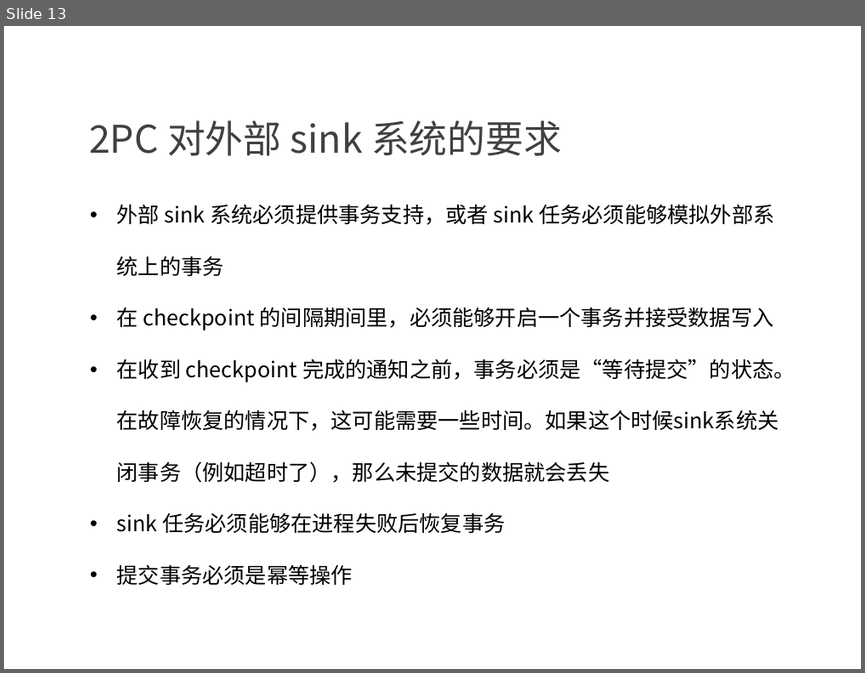
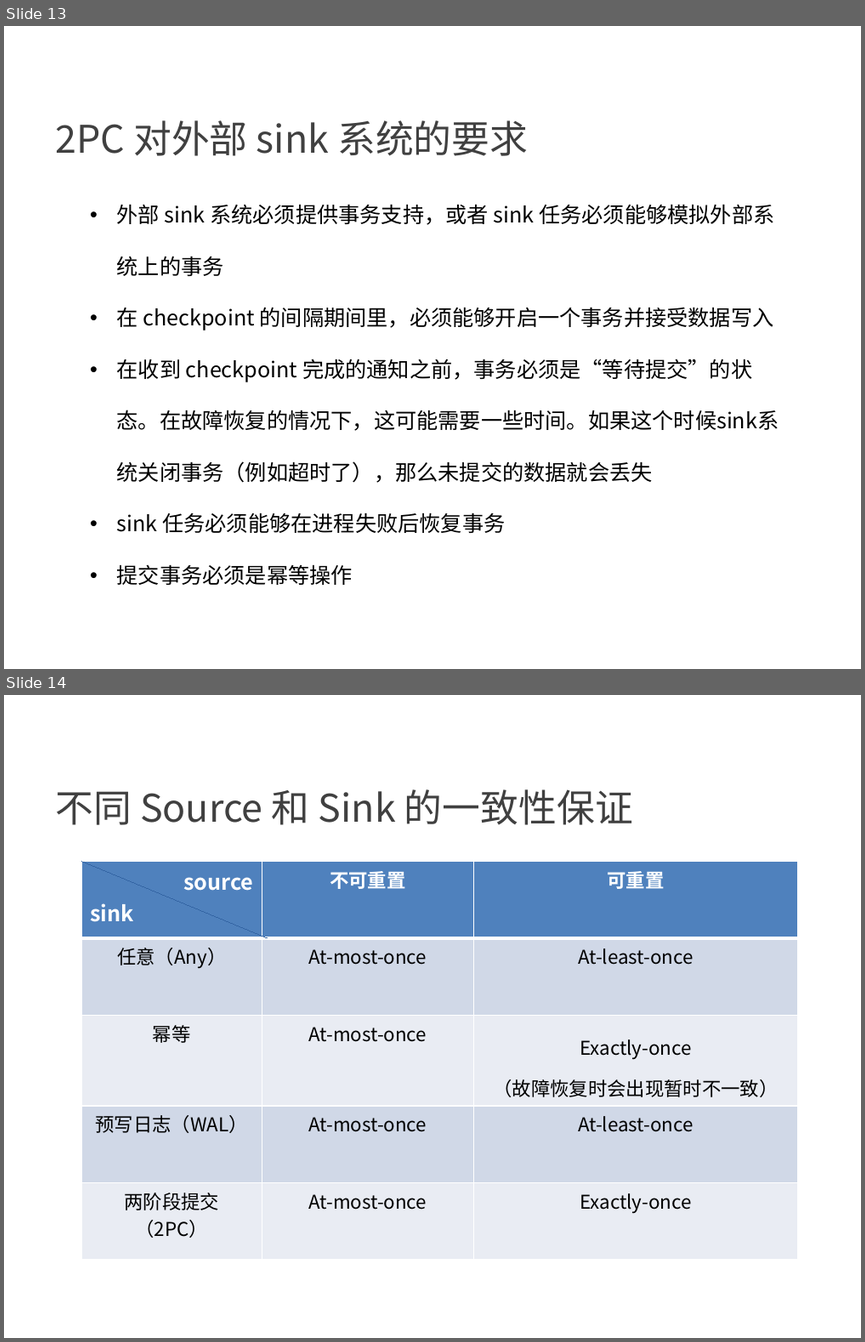
Before and after one commit to confucianzuoyuan/flink-tutorial, a slide deck: slides/7_Flink的状态一致性.pptx. Shown one above the other, each under a label of ours: slide 13 before the commit, slides 13 and 14 after it. The pictures are 865x673 and 865x1342 pixels, drawn with LibreOffice and Linux fonts; fonts in the diff are those of the drawing; background and template pictures are left out. Boxes give left, top, right and bottom in pixels: in the first picture for what was removed or moved away, otherwise in the second. Text is boxed around its words. In the diff, an @@ line names an element or a change of style, - is before the commit and + after.

```diff
--- a/slides/7_Flink的状态一致性.pptx
+++ b/slides/7_Flink的状态一致性.pptx
@@ slide 14 added at box(4, 695, 861, 1338), background picture (left out) @@
@@ text added at box(55, 789, 633, 825), 32 pt, text #404040 @@
+不同 Source 和 Sink 的一致性保证
@@ table added at box(82, 862, 797, 1259), 5 rows, 3 columns @@
+source / sink | 不可重置 | 可重置
+任意（Any） | At-most-once | At-least-once
+幂等 | At-most-once | Exactly-once / （故障恢复时会出现暂时不一致）
+预写日志（WAL） | At-most-once | At-least-once
+两阶段提交（2PC） | At-most-once | Exactly-once
@@ line added from (82, 862) to (267, 937), #3465A4 0.75 pt @@
@@ slide 13 changed as well @@
@@ text "2PC 对外部 sink 系统的要求" at box(55, 120, 528, 156): indent changed @@
@@ text "外部 sink 系统必须提供事务支持，或者 sink 任务必须能够模拟外部系统上的事务" rewrapped from box(117, 204, 795, 584) to box(117, 204, 779, 584) @@
```
Also in this commit, not shown: 19 other slides changed, 12 other files.
